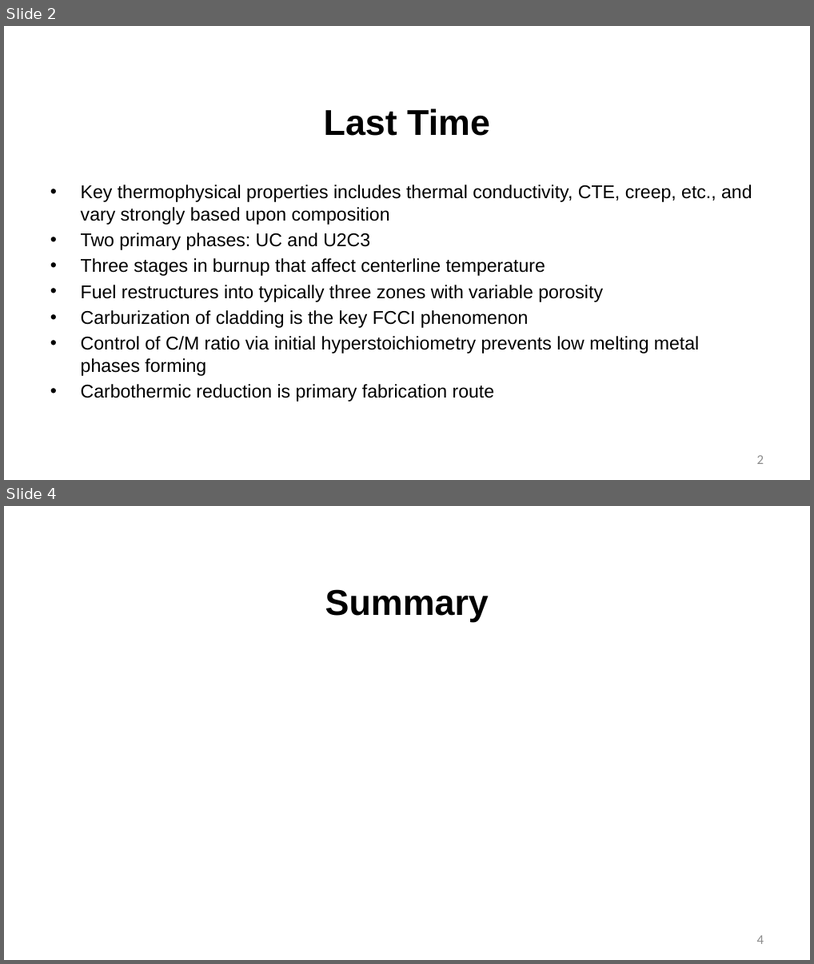
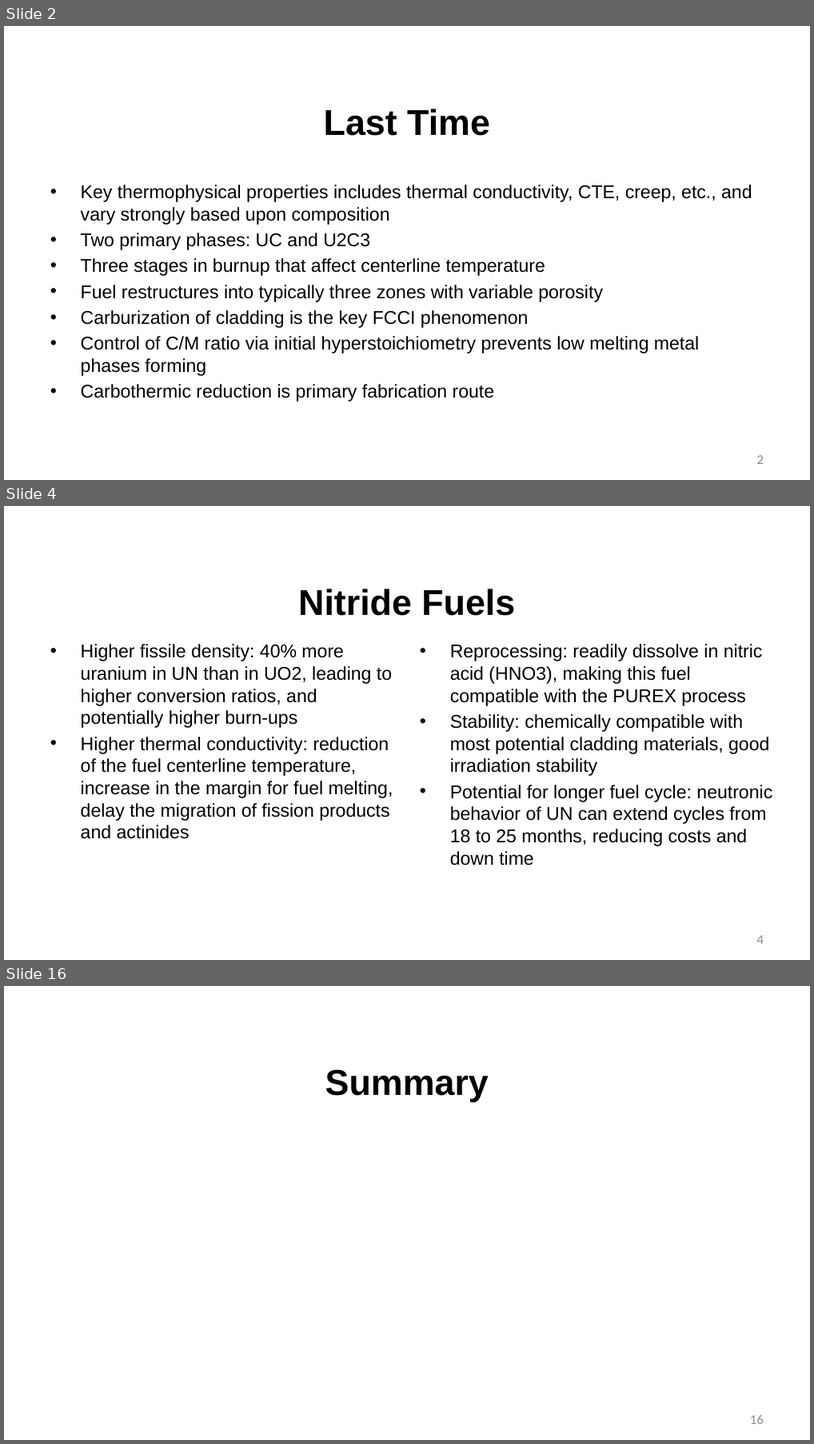
Before and after one commit to benbeeler/TEACHING, a slide deck: Advanced Reactor Materials/Lec16_nitride.pptx. Shown one above the other, each under a label of ours: slides 2 and 4 before the commit, slides 2, 4 and 16 after it; the slides between them are not shown. The pictures are 814x964 and 814x1444 pixels, drawn with LibreOffice and Linux fonts; fonts in the diff are those of the drawing; background and template pictures are left out. Boxes give left, top, right and bottom in pixels: in the first picture for what was removed or moved away, otherwise in the second. Text is boxed around its words. In the diff, an @@ line names an element or a change of style, - is before the commit and + after.

```diff
--- a/Advanced Reactor Materials/Lec16_nitride.pptx
+++ b/Advanced Reactor Materials/Lec16_nitride.pptx
@@ slide 4 added at (4, 506, 810, 960), background #FFFFFF @@
@@ title added at (298, 588, 515, 616), 42.7 pt, text #000000, bold @@
+Nitride Fuels
@@ text added at (81, 644, 394, 839), 22 pt, text #000000 @@
+• Higher fissile density: 40% more uranium in UN than in UO2, leading to higher conversion ratios, and potentially higher burn-ups
+• Higher thermal conductivity: reduction of the fuel centerline temperature, increase in the margin for fuel melting, delay the migration of fission products and actinides
@@ text added at (450, 644, 773, 865), 22 pt, text #000000 @@
+• Reprocessing: readily dissolve in nitric acid (HNO3), making this fuel compatible with the PUREX process
+• Stability: chemically compatible with most potential cladding materials, good irradiation stability
+• Potential for longer fuel cycle: neutronic behavior of UN can extend cycles from 18 to 25 months, reducing costs and down time
@@ page number added at (758, 935, 764, 944), 16 pt, text #8C8C8C @@
+4
@@ what was slide 4 is now slide 16 @@
@@ page number at (750, 1415, 764, 1424): text changed @@
-4
+16
```
Also in this commit, not shown: 1 slide changed, 11 other slides added, 10 other files.
